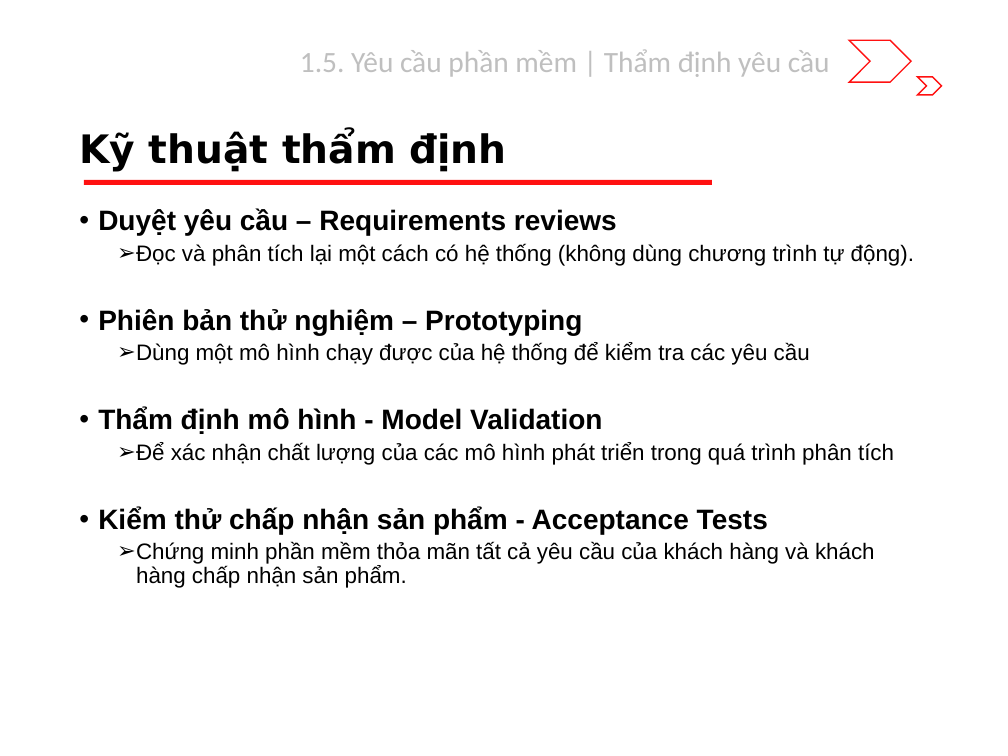
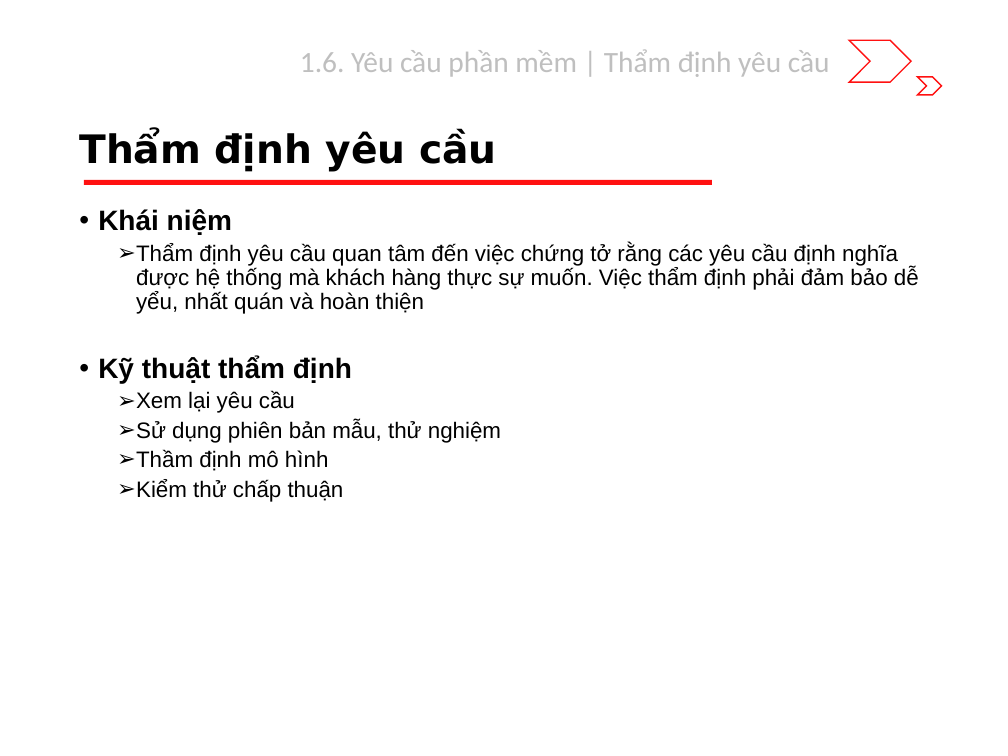
Before and after one commit to riverspart/uet-adv-sw-engineering, a slide deck: slide 19 of slide/dev/chapter_1/slide.pptx. Drawn at 1008x756 pixels with LibreOffice and Linux fonts; fonts in the diff are those of the drawing. Boxes give left, top, right and bottom in pixels: in the first picture for what was removed or moved away, otherwise in the second. Text is boxed around its words. In the diff, an @@ line names an element or a change of style, - is before the commit and + after.

```diff
--- a/slide/dev/chapter_1/slide.pptx
+++ b/slide/dev/chapter_1/slide.pptx
@@ text at [300, 49, 830, 77]: text changed @@
-1.5. Yêu cầu phần mềm | Thẩm định yêu cầu
+1.6. Yêu cầu phần mềm | Thẩm định yêu cầu
@@ title at [79, 131, 496, 172]: text changed @@
-Kỹ thuật thẩm định
+Thẩm định yêu cầu
@@ text at [98, 209, 919, 502]: text changed @@
-• Duyệt yêu cầu – Requirements reviews
-  ➢ Đọc và phân tích lại một cách có hệ thống (không dùng chương trình tự động).
-• Phiên bản thử nghiệm – Prototyping
-  ➢ Dùng một mô hình chạy được của hệ thống để kiểm tra các yêu cầu
-• Thẩm định mô hình - Model Validation
-  ➢ Để xác nhận chất lượng của các mô hình phát triển trong quá trình phân tích
-• Kiểm thử chấp nhận sản phẩm - Acceptance Tests
-  ➢ Chứng minh phần mềm thỏa mãn tất cả yêu cầu của khách hàng và khách hàng chấp nhận sản phẩm.
+• Khái niệm
+  ➢ Thẩm định yêu cầu quan tâm đến việc chứng tở rằng các yêu cầu định nghĩa được hệ thống mà khách hàng thực sự muốn. Việc thẩm định phải đảm bảo dễ yểu, nhất quán và hoàn thiện
+• Kỹ thuật thẩm định
+  ➢ Xem lại yêu cầu
+  ➢ Sử dụng phiên bản mẫu, thử nghiệm
+  ➢ Thầm định mô hình
+  ➢ Kiểm thử chấp thuận
```
Also in this commit, not shown: 9 other slides changed, 2 slides added.
